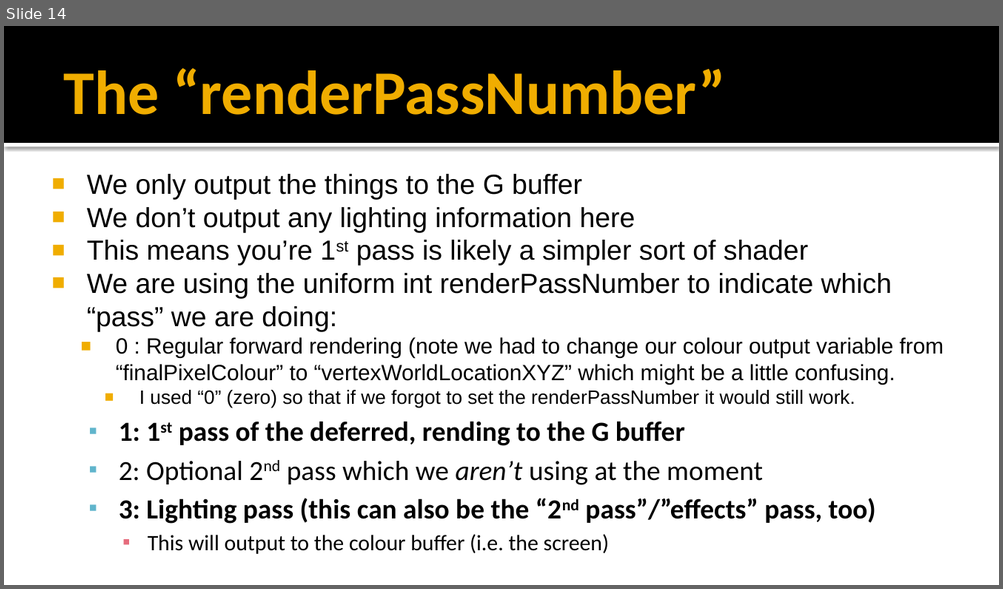
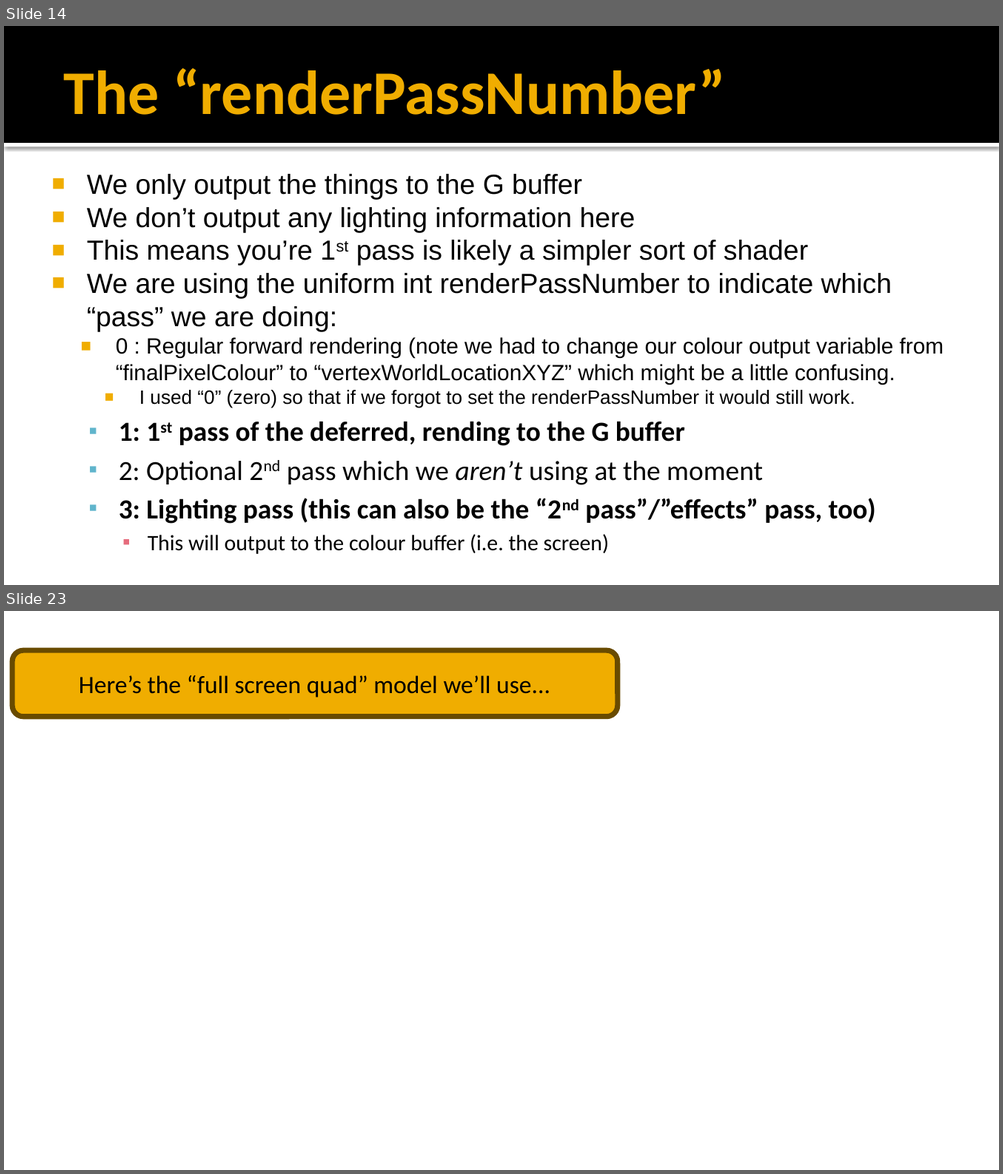
Before and after one commit to FeeneyCodes/GDP202425, a slide deck: 6020_Graph_2_(2025)/Day2Day/Week_08_Deferred_Rendering_1/Deferred_lighting.pptx. Shown one above the other, each under a label of ours: slide 14 before the commit, slides 14 and 23 after it; the slides between them are not shown. The pictures are 1003x589 and 1003x1174 pixels, drawn with LibreOffice and Linux fonts; fonts in the diff are those of the drawing; background and template pictures are left out. Boxes give left, top, right and bottom in pixels: in the first picture for what was removed or moved away, otherwise in the second. Text is boxed around its words. In the diff, an @@ line names an element or a change of style, - is before the commit and + after.

```diff
--- a/6020_Graph_2_(2025)/Day2Day/Week_08_Deferred_Rendering_1/Deferred_lighting.pptx
+++ b/6020_Graph_2_(2025)/Day2Day/Week_08_Deferred_Rendering_1/Deferred_lighting.pptx
@@ slide 23 added at (4, 611, 999, 1170), background picture (left out) @@
@@ rounded rectangle added at (12, 651, 617, 718), fill #F0AD00, outline #694C00 3.78 pt, 18 pt, text #000000 @@
+Here’s the “full screen quad” model we’ll use...
```
Also in this commit, not shown: 1 slide changed, 7 other slides added, 3 other files.
